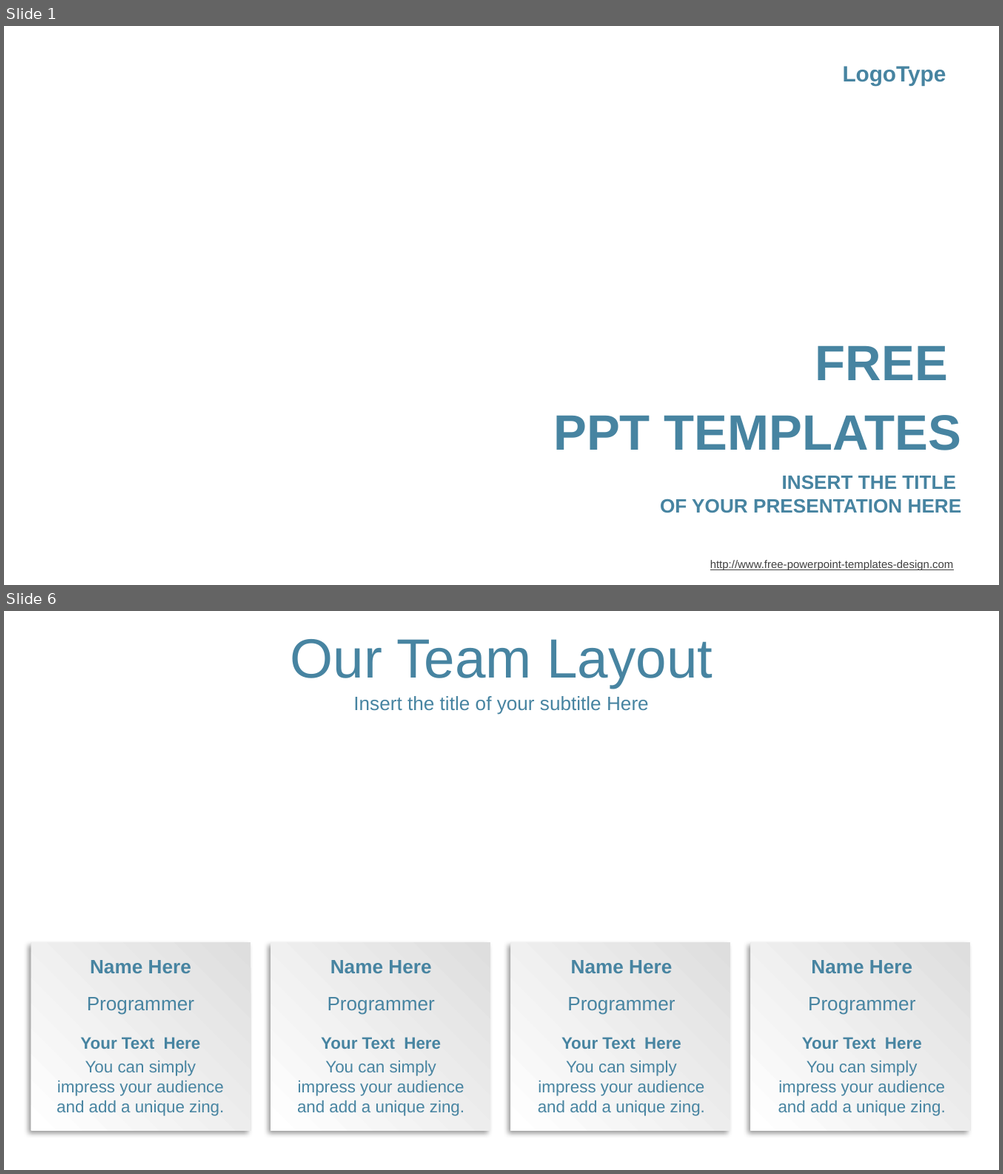
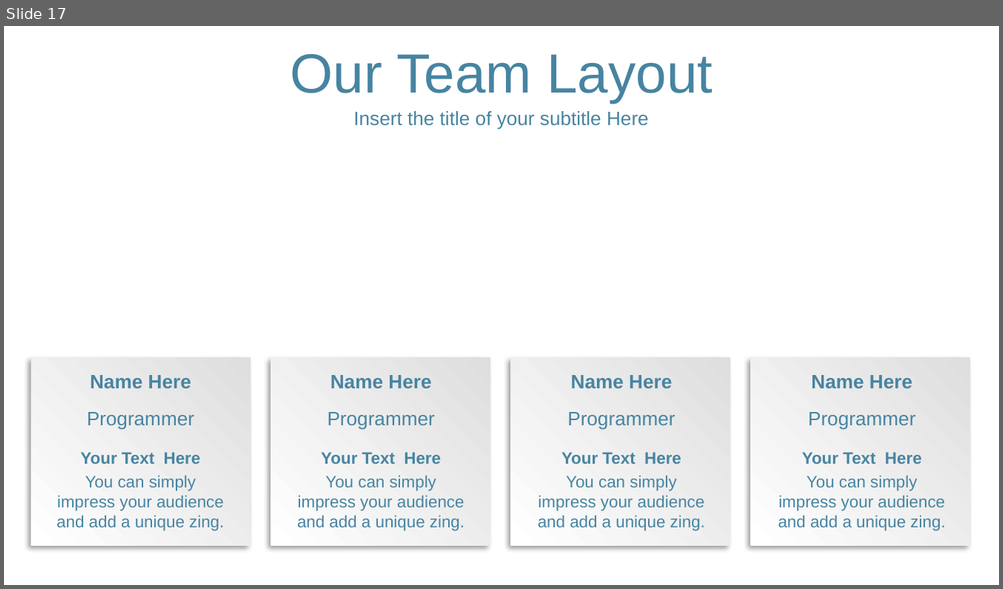
Before and after one commit to LoriHarris/Real_Estate_Affordability, a slide deck: RealEstate Project.pptx. Shown one above the other, each under a label of ours: slides 1 and 6 before the commit, slide 17 after it; the slides between them are not shown. The pictures are 1003x1174 and 1003x589 pixels, drawn with LibreOffice and Linux fonts; fonts in the diff are those of the drawing; background and template pictures are left out. Boxes give left, top, right and bottom in pixels: in the first picture for what was removed or moved away, otherwise in the second. Text is boxed around its words. In the diff, an @@ line names an element or a change of style, - is before the commit and + after.

```diff
--- a/RealEstate Project.pptx
+++ b/RealEstate Project.pptx
@@ slide 1 removed at (x1=4, y1=26, x2=999, y2=585), background picture (left out) @@
@@ text removed at (x1=842, y1=66, x2=946, y2=86) @@
-LogoType
@@ text removed at (x1=553, y1=346, x2=962, y2=451) @@
-FREE
-PPT TEMPLATES
@@ text removed at (x1=660, y1=475, x2=962, y2=514) @@
-INSERT THE TITLE
-OF YOUR PRESENTATION HERE
@@ text removed at (x1=710, y1=560, x2=953, y2=571) @@
-http://www.free-powerpoint-templates-design.com
@@ what was slide 6 is now slide 17 @@
```
Also in this commit, not shown: 1 slide changed, 13 slides added, 7 other slides removed.
